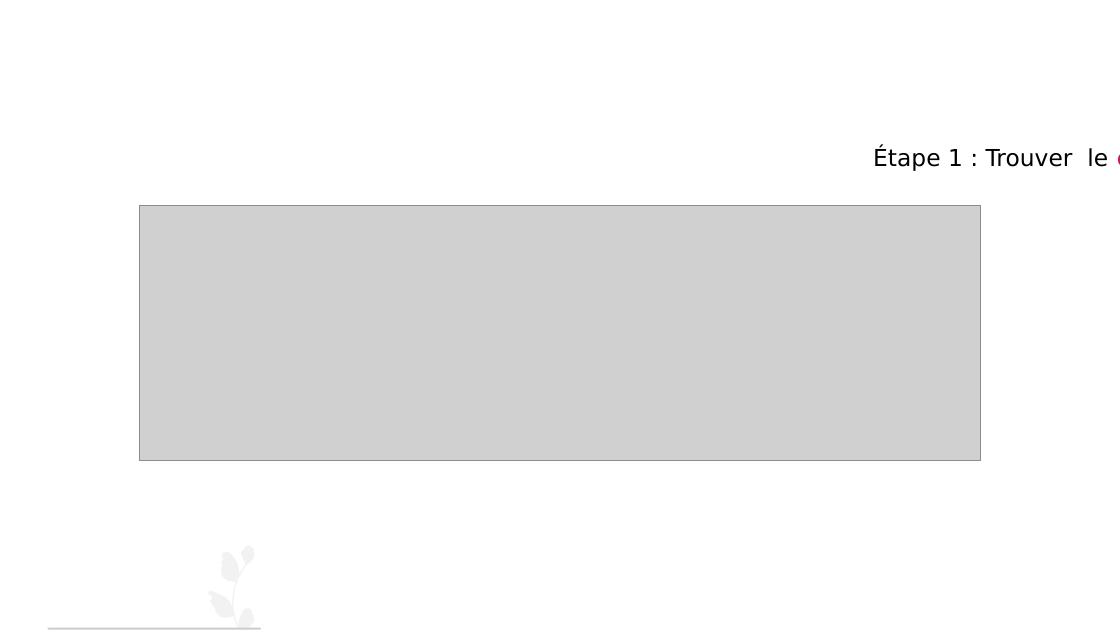
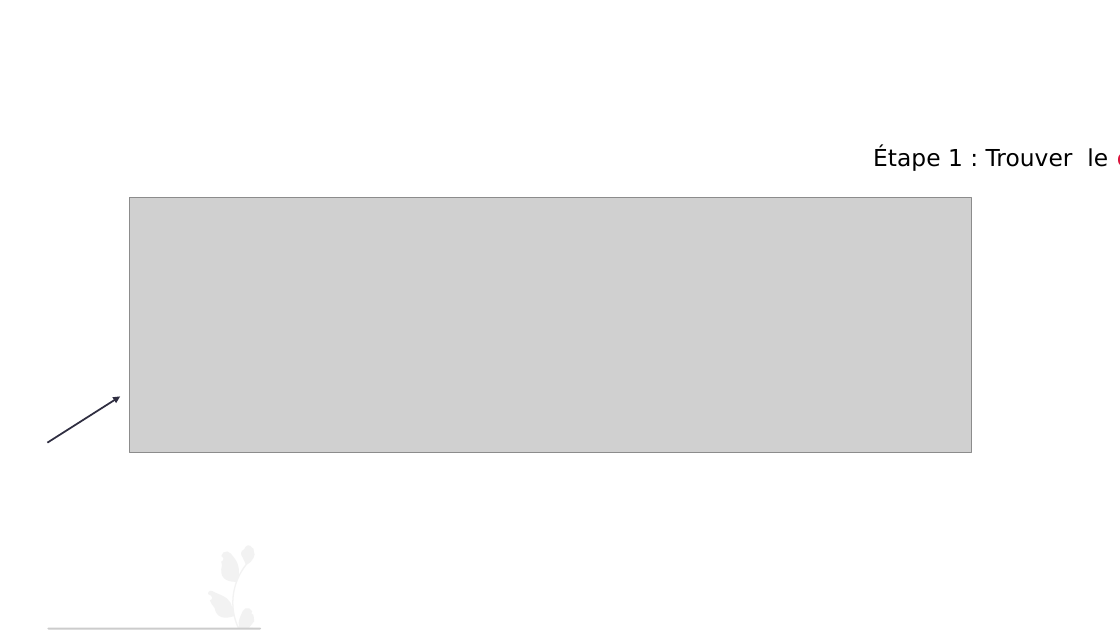
Before and after one commit to AbdessamadAbdaoui/Presentation_Git, a slide deck: slide 8 of presentation_Git.pptx (slide 9 before the commit). Drawn at 1120x630 pixels with LibreOffice and Linux fonts; fonts in the diff are those of the drawing; grey boxes stand for pictures. Boxes give left, top, right and bottom in pixels: in the first picture for what was removed or moved away, otherwise in the second. Text is boxed around its words. In the diff, an @@ line names an element or a change of style, - is before the commit and + after.

```diff
--- a/presentation_Git.pptx
+++ b/presentation_Git.pptx
@@ picture: place and size @@
-picture at (139,206,981,461)
+picture at (129,197,971,453)
@@ arrow added from (47, 443) to (120, 397), #2F2E41 1.5 pt @@
```
Also in this commit, not shown: 10 other slides changed, 4 slides added, 10 slides removed.
